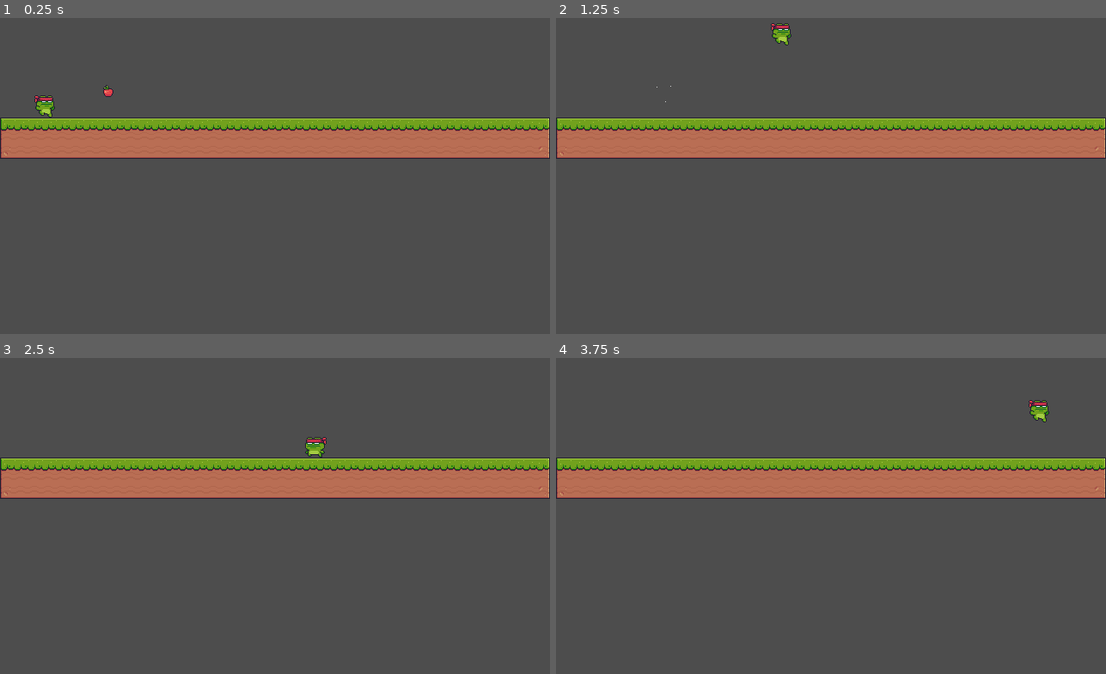
Above: before the commit, frames 1-4 (two rows, left to right).
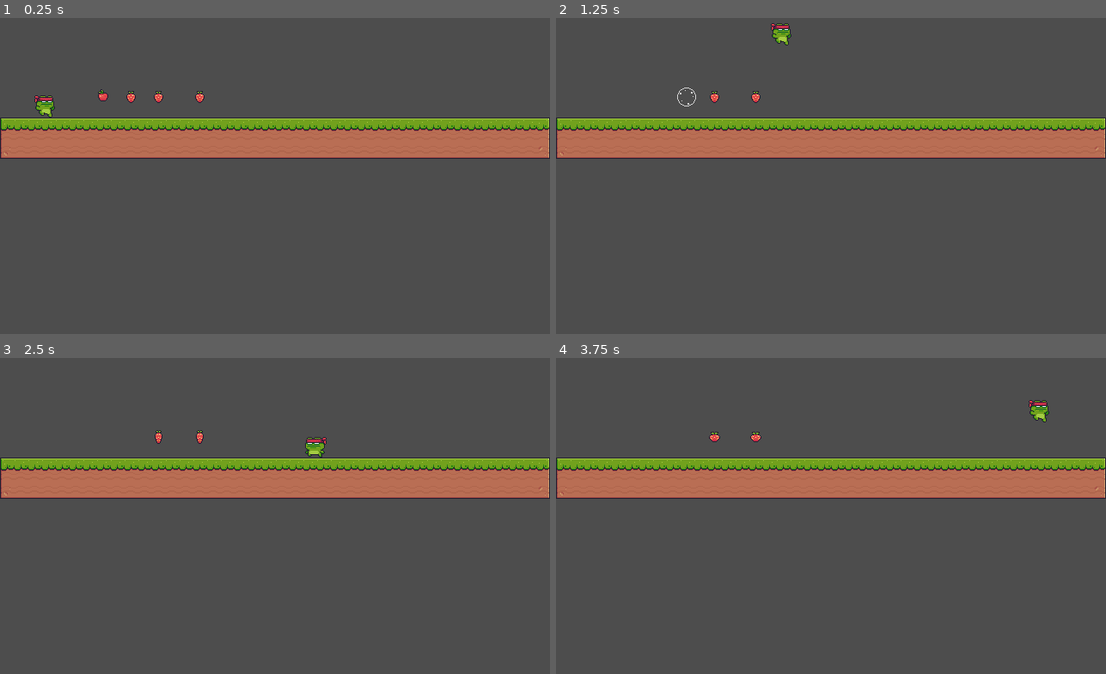
Above: after the commit, the same moments.

Repository: sittidetP/Godot-Crash-Course
Game: Godot game, scene res://scenes/sand_box_scene.tscn
The game is run twice, just before and just after one commit, with the same random seed, the same clock (stepped at 60 frames per second) and the same inputs. The project has no main scene, so this scene is started directly.
Inputs:
- Up to frame 1 (0.25 s): no input
- Up to frame 2 (1.25 s): hold D (move_right) from 0.53 s (still down); tap W (jump) at 0.77 s
- Up to frame 3 (2.5 s): tap W (jump) at 1.52 s; release D (move_right) at 2.03 s; hold A (move_left) from 2.03 s (still down)
- Up to frame 4 (3.75 s): release A (move_left) at 2.78 s; hold D (move_right) from 2.78 s (still down); tap W (jump) at 3.02 s

The runs differ from the first frame. In frame 1, 0.2% of the frame differs, in the area x 17-38%, y 21-27%; in frame 2, 0.1%; in frame 3, less than 0.1%; in frame 4, 0.1%.

Commit message:
create collectable as base scene and apple, strawberry

Diff:
--- /dev/null
+++ b/collectable/apple.tscn
@@ -0,0 +1,9 @@
+[gd_scene load_steps=3 format=3 uid="uid://dmg1prfrr81jp"]
+
+[ext_resource type="PackedScene" uid="uid://dew3w4s3wtien" path="res://collectable/collectable.tscn" id="1_cmuws"]
+[ext_resource type="SpriteFrames" uid="uid://dkkj681jcwsbt" path="res://collectable/apple_sprite_frames.tres" id="2_urckv"]
+
+[node name="Apple" instance=ExtResource("1_cmuws")]
+
+[node name="AnimatedSprite2D" parent="." index="0"]
+sprite_frames = ExtResource("2_urckv")
--- /dev/null
+++ b/collectable/collectable.tscn
@@ -0,0 +1,19 @@
+[gd_scene load_steps=3 format=3 uid="uid://dew3w4s3wtien"]
+
+[ext_resource type="Script" path="res://collectable/collectable.gd" id="1_t2il4"]
+
+[sub_resource type="CircleShape2D" id="CircleShape2D_qni1v"]
+radius = 8.06226
+
+[node name="Collectable" type="Area2D"]
+collision_layer = 4
+collision_mask = 2
+script = ExtResource("1_t2il4")
+
+[node name="AnimatedSprite2D" type="AnimatedSprite2D" parent="."]
+autoplay = "default"
+
+[node name="CollisionShape2D" type="CollisionShape2D" parent="."]
+shape = SubResource("CircleShape2D_qni1v")
+
+[connection signal="body_entered" from="." to="." method="_on_body_entered"]
--- /dev/null
+++ b/collectable/old_apple.tscn
@@ -0,0 +1,21 @@
+[gd_scene load_steps=4 format=3 uid="uid://dsnf0etky6glr"]
+
+[ext_resource type="Script" path="res://collectable/collectable.gd" id="1_hqxsx"]
+[ext_resource type="SpriteFrames" uid="uid://dkkj681jcwsbt" path="res://collectable/apple_sprite_frames.tres" id="2_urckv"]
+
+[sub_resource type="CircleShape2D" id="CircleShape2D_qni1v"]
+radius = 8.06226
+
+[node name="Apple" type="Area2D"]
+collision_layer = 4
+collision_mask = 2
+script = ExtResource("1_hqxsx")
+
+[node name="AnimatedSprite2D" type="AnimatedSprite2D" parent="."]
+sprite_frames = ExtResource("2_urckv")
+autoplay = "default"
+
+[node name="CollisionShape2D" type="CollisionShape2D" parent="."]
+shape = SubResource("CircleShape2D_qni1v")
+
+[connection signal="body_entered" from="." to="." method="_on_body_entered"]
--- /dev/null
+++ b/collectable/strawberry.tscn
@@ -0,0 +1,9 @@
+[gd_scene load_steps=3 format=3 uid="uid://dowdatnht6oar"]
+
+[ext_resource type="PackedScene" uid="uid://dew3w4s3wtien" path="res://collectable/collectable.tscn" id="1_0mo65"]
+[ext_resource type="SpriteFrames" uid="uid://cwvj6cpqkokdp" path="res://collectable/strawberry_sprite_frames.tres" id="2_40gfy"]
+
+[node name="Strawberry" instance=ExtResource("1_0mo65")]
+
+[node name="AnimatedSprite2D" parent="." index="0"]
+sprite_frames = ExtResource("2_40gfy")
--- a/scenes/sand_box_scene.tscn
+++ b/scenes/sand_box_scene.tscn
@@ -2,8 +2,8 @@
 
 [ext_resource type="PackedScene" uid="uid://bvat51o0ba06v" path="res://player/player.tscn" id="1_t0ov4"]
 [ext_resource type="Texture2D" uid="uid://c31sby08qf634" path="res://tilesets/Terrain (16x16).png" id="2_osltd"]
-[ext_resource type="Script" path="res://collectable/collectable.gd" id="3_qmkv7"]
-[ext_resource type="SpriteFrames" uid="uid://dkkj681jcwsbt" path="res://collectable/apple_sprite_frames.tres" id="4_jhihx"]
+[ext_resource type="PackedScene" uid="uid://dmg1prfrr81jp" path="res://collectable/apple.tscn" id="3_x8175"]
+[ext_resource type="PackedScene" uid="uid://dowdatnht6oar" path="res://collectable/strawberry.tscn" id="4_cm8ib"]
 
 [sub_resource type="TileSetAtlasSource" id="TileSetAtlasSource_2hs4h"]
 texture = ExtResource("2_osltd")
@@ -178,13 +178,16 @@
 19:10/0 = 0
 20:10/0 = 0
 
+[sub_resource type="TileSetScenesCollectionSource" id="TileSetScenesCollectionSource_8alcp"]
+resource_name = "Collectable"
+scenes/1/scene = ExtResource("3_x8175")
+scenes/2/scene = ExtResource("4_cm8ib")
+
 [sub_resource type="TileSet" id="TileSet_jb376"]
 physics_layer_0/collision_layer = 1
 physics_layer_0/collision_mask = 0
 sources/0 = SubResource("TileSetAtlasSource_2hs4h")
-
-[sub_resource type="CircleShape2D" id="CircleShape2D_qni1v"]
-radius = 8.06226
+sources/1 = SubResource("TileSetScenesCollectionSource_8alcp")
 
 [node name="SandBoxScene" type="Node2D"]
 
@@ -192,20 +195,10 @@
 position = Vector2(52, 148)
 
 [node name="GroundTileMapLayer" type="TileMapLayer" parent="."]
-tile_map_data = PackedByteArray("AAAAAAsAAAAGAAAAAAAAAAwAAAA …(1856 unchanged characters)… IAAAAAAAnAAwAAAAIAAEAAAAnAA0AAAAIAAIAAAA=")
+tile_map_data = PackedByteArray("AAAAAAsAAAAGAAAAAAAAAAwAAAA …(1856 unchanged characters)… IAAAAAAAnAAwAAAAIAAEAAAAnAA0AAAAIAAIAAAAHAAkAAQAAAAAAAQAJAAkAAQAAAAAAAgALAAkAAQAAAAAAAgAOAAkAAQAAAAAAAgA=")
 tile_set = SubResource("TileSet_jb376")
 
-[node name="Apple" type="Area2D" parent="."]
-position = Vector2(126, 147)
-collision_layer = 4
-collision_mask = 2
-script = ExtResource("3_qmkv7")
-
-[node name="AnimatedSprite2D" type="AnimatedSprite2D" parent="Apple"]
-sprite_frames = ExtResource("4_jhihx")
-autoplay = "default"
-
-[node name="CollisionShape2D" type="CollisionShape2D" parent="Apple"]
-shape = SubResource("CircleShape2D_qni1v")
-
-[connection signal="body_entered" from="Apple" to="Apple" method="_on_body_entered"]
+[connection signal="body_entered" from="GroundTileMapLayer/Apple" to="GroundTileMapLayer/Apple" method="_on_body_entered"]
+[connection signal="body_entered" from="GroundTileMapLayer/Strawberry" to="GroundTileMapLayer/Strawberry" method="_on_body_entered"]
+[connection signal="body_entered" from="GroundTileMapLayer/@Area2D@29665" to="GroundTileMapLayer/@Area2D@29665" method="_on_body_entered"]
+[connection signal="body_entered" from="GroundTileMapLayer/@Area2D@29666" to="GroundTileMapLayer/@Area2D@29666" method="_on_body_entered"]
